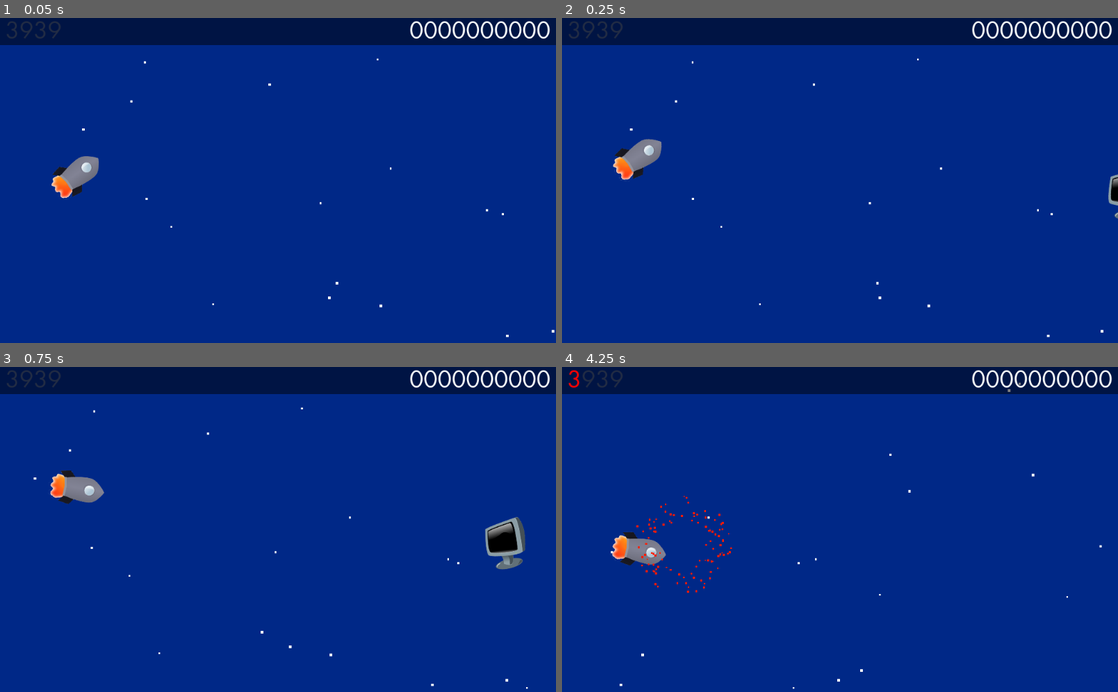
Above: before the commit, frames 1-4 (two rows, left to right).
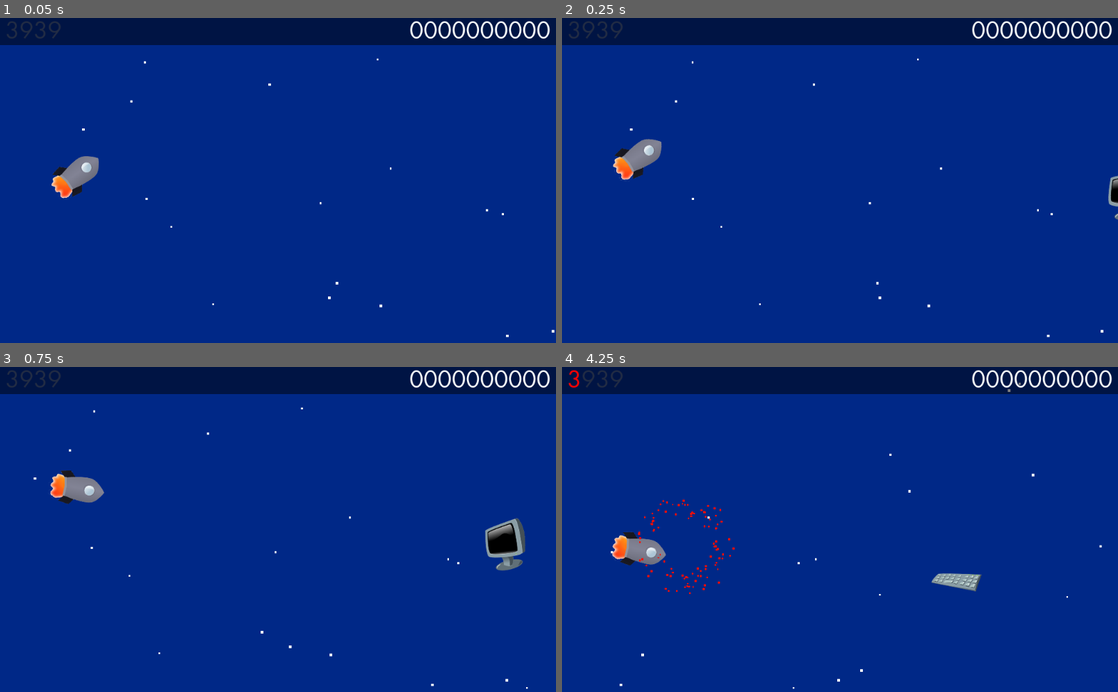
Above: after the commit, the same moments.

Repository: hinek/RocketGame
Game: Godot game, scene res://GameLoop.tscn
The game is run twice, just before and just after one commit, with the same random seed, the same clock (stepped at 60 frames per second) and the same inputs.
Inputs (mouse positions are in pixels of both pictures, inside the frame that each line leads up to):
- Up to frame 1 (0.05 s): no input
- Up to frame 2 (0.25 s): no input
- Up to frame 3 (0.75 s): move the mouse to (400, 513) at 0.52 s; click (400, 513) at 0.67 s
- Up to frame 4 (4.25 s): move the mouse to (728, 545) at 1.27 s; click (728, 545) at 1.42 s; move the mouse to (895, 458) at 2.02 s; click (895, 458) at 2.17 s; move the mouse to (812, 594) at 2.77 s; click (812, 594) at 2.92 s; move the mouse to (1006, 578) at 3.52 s; click (1006, 578) at 3.67 s

Frame 1 is identical in both runs. In frame 2, less than 0.1% of the frame differs, in the area x 98-100%, y 48-62%; in frame 3, 0.2%; in frame 4, 0.8%, in the area x 13-76%, y 39-70%.

Commit message:
Same borders for player and obstacles Spawn more obstacles early in the game Stop spawning obstacles after game over

Diff:
--- a/game/GameLoop.gd
+++ b/game/GameLoop.gd
@@ -28,8 +28,11 @@
 
 
 func _on_NextObstacleTimer_timeout():
+	if game_over:
+		return
+
 	create_obstacle()
-	if $NextObstacleTimer.wait_time < 20:
+	if $NextObstacleTimer.wait_time < 15:
 		$NextObstacleTimer.wait_time += 1
 	$NextObstacleTimer.start()
 
--- a/game/GameLoop.tscn
+++ b/game/GameLoop.tscn
@@ -104,7 +104,7 @@
 [node name="Obstacles" type="Node2D" parent="."]
 
 [node name="NextObstacleTimer" type="Timer" parent="."]
-wait_time = 5.0
+wait_time = 3.0
 one_shot = true
 [connection signal="gui_input" from="HUD/Background/HealthBar" to="." method="_on_TryAgain_gui_input"]
 [connection signal="gui_input" from="HUD/GameOver/TryAgain" to="." method="_on_TryAgain_gui_input"]
--- a/game/Obstacle.gd
+++ b/game/Obstacle.gd
@@ -40,7 +40,7 @@
 
 
 func reset():
-	position = Vector2(1100, rand_range(50, 550))
+	position = Vector2(1100, rand_range(30, 570))
 	movement_speed = rand_range(200, 300)
 	rotation_speed = rand_range(-70, 70)
 	was_passed = false
